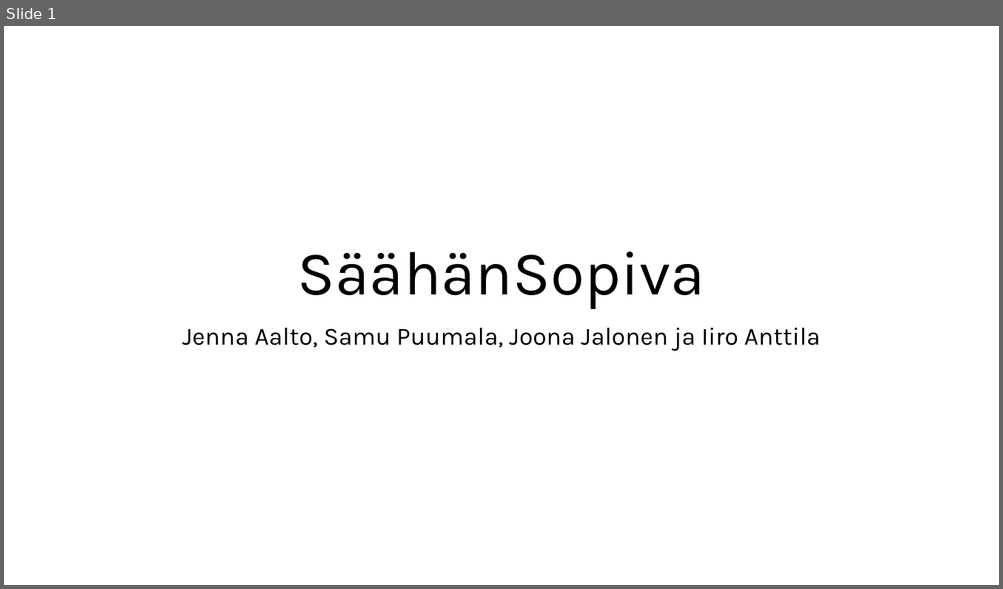
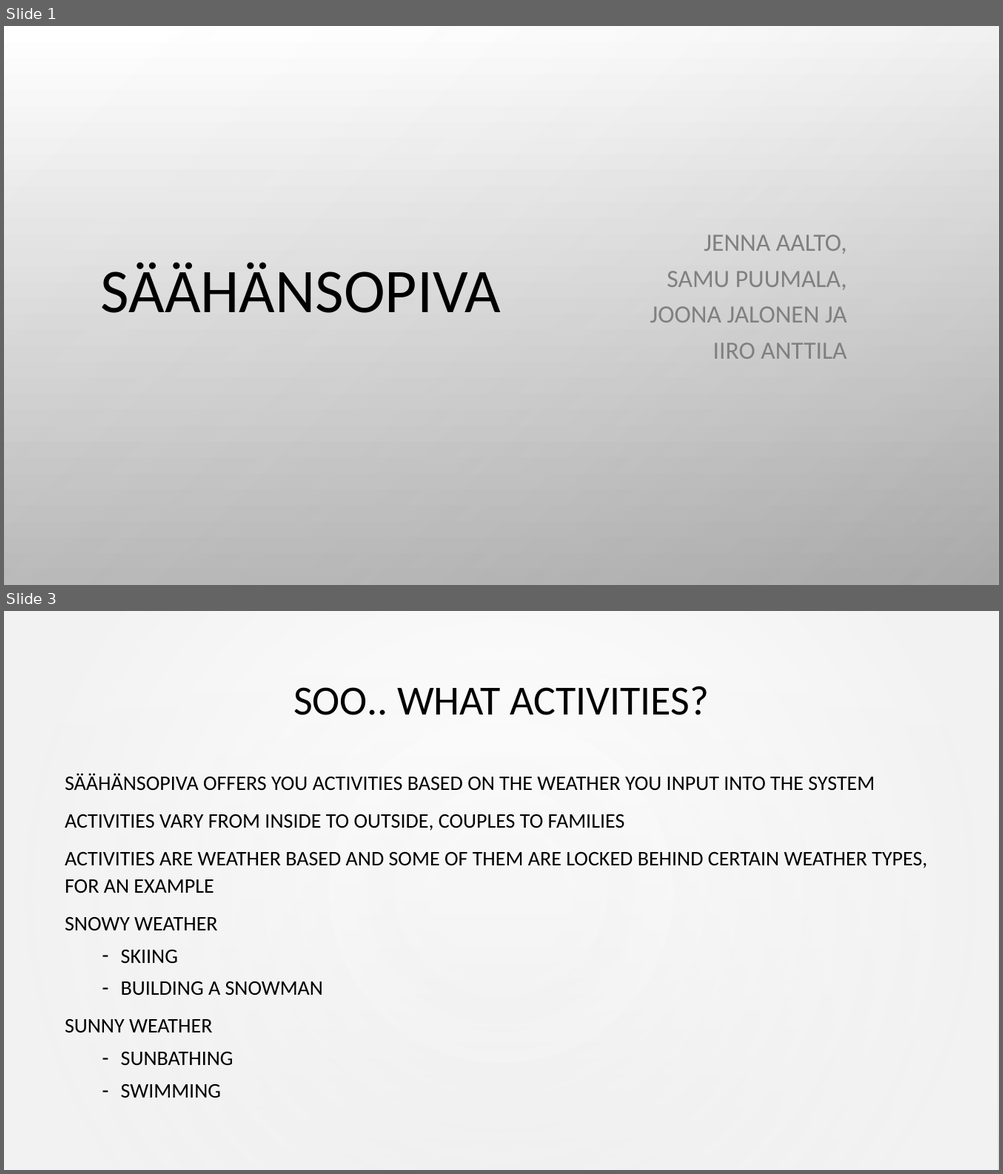
Before and after one commit to JennaAalto/Projekti, a slide deck: SäähänSopivaFinal.pptx. Shown one above the other, each under a label of ours: slide 1 before the commit, slides 1 and 3 after it; the slides between them are not shown. The pictures are 1003x589 and 1003x1174 pixels, drawn with LibreOffice and Linux fonts; fonts in the diff are those of the drawing; background and template pictures are left out. Boxes give left, top, right and bottom in pixels: in the first picture for what was removed or moved away, otherwise in the second. Text is boxed around its words. In the diff, an @@ line names an element or a change of style, - is before the commit and + after.

```diff
--- a/SäähänSopivaFinal.pptx
+++ b/SäähänSopivaFinal.pptx
@@ slide 3 added at [4, 611, 999, 1170], background picture (left out) @@
@@ rectangle added at [4, 611, 999, 1170], fill gradient #FFFFFF to #F2F2F2 @@
@@ title added at [293, 686, 709, 715], 40 pt, text #000000 @@
+SOO.. WHAT ACTIVITIES?
@@ text added at [65, 773, 927, 1099], 20 pt, text #000000 @@
+SÄÄHÄNSOPIVA OFFERS YOU ACTIVITIES BASED ON THE WEATHER YOU INPUT INTO THE SYSTEM
+ACTIVITIES VARY FROM INSIDE TO OUTSIDE, COUPLES TO FAMILIES
+ACTIVITIES ARE WEATHER BASED AND SOME OF THEM ARE LOCKED BEHIND CERTAIN WEATHER TYPES, FOR AN EXAMPLE
+SNOWY WEATHER
+  – SKIING
+  – BUILDING A SNOWMAN
+SUNNY WEATHER
+  – SUNBATHING
+  – SWIMMING
@@ slide 1 changed as well @@
@@ background #FFFFFF to picture (left out) @@
@@ rectangle added at [4, 26, 999, 585], fill gradient #FFFFFF to #B8B8B8 to #808080 @@
@@ title "SÄÄHÄNSOPIVA" at [101, 262, 501, 313]: vertical alignment bottom to middle @@
@@ subtitle "JENNA AALTO, SAMU PUUMALA, JOONA ..." at [650, 235, 847, 359]: vertical alignment top to middle @@
@@ subtitle at [650, 235, 847, 359]: text changed; font Karla to Calibri; text colour #000000 to #808080 @@
-Jenna Aalto, Samu Puumala, Joona Jalonen ja Iiro Anttila
+JENNA AALTO, SAMU PUUMALA, JOONA JALONEN JA IIRO ANTTILA
@@ title at [101, 262, 501, 313]: text changed; font Karla to Calibri @@
-SäähänSopiva
+SÄÄHÄNSOPIVA
```
Also in this commit, not shown: 2 other slides added.
